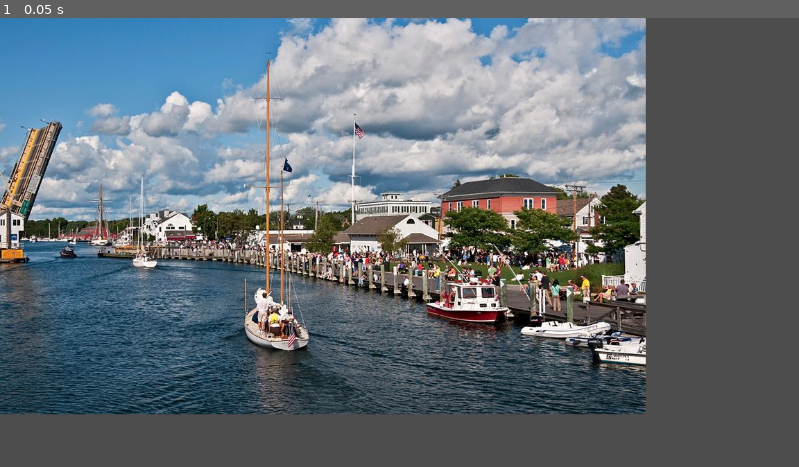
Above: before the commit, frame 1.
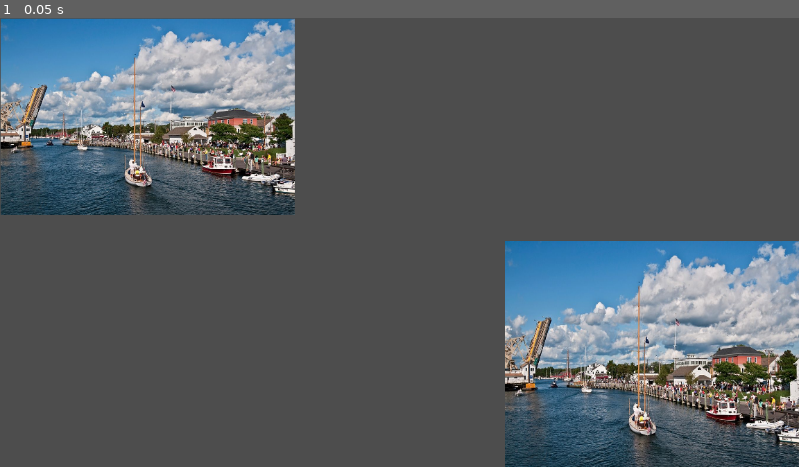
Above: after the commit, the same moment.

Repository: Amity-Game-Dev-Club/Ascent-into-Madness
Game: Godot game, scene res://node_2d.tscn
Same seed, same stepped clock (60 frames per second), same inputs: the game is played once before the commit and once after it. The project has no main scene, so this scene is started directly.
Inputs:
- Up to frame 1 (0.05 s): no input

The runs differ from the first frame. In frame 1, 72% of the frame differs, in the area x 0-100%, y 0-100%.

Commit message:
Aweoms stauce

Diff:
--- a/node_2d.tscn
+++ b/node_2d.tscn
@@ -5,5 +5,11 @@
 [node name="Node2D" type="Node2D"]
 
 [node name="Mystic-river-main-and-thumbnail-1503491660" type="Sprite2D" parent="."]
-position = Vector2(431, 254)
+position = Vector2(213, 143)
+scale = Vector2(0.424, 0.444969)
 texture = ExtResource("1_sllm2")
+
+[node name="Mystic-river-main-and-thumbnail-1503491660" type="Sprite2D" parent="Mystic-river-main-and-thumbnail-1503491660"]
+position = Vector2(1714.62, 770.841)
+scale = Vector2(0.999867, 1.15718)
+texture = ExtResource("1_sllm2")
--- a/project.godot
+++ b/project.godot
@@ -11,7 +11,7 @@
 [application]
 
 config/name="Ascent Into Madness"
-config/features=PackedStringArray("4.0", "GL Compatibility")
+config/features=PackedStringArray("4.1", "GL Compatibility")
 config/icon="res://icon.svg"
 
 [rendering]
